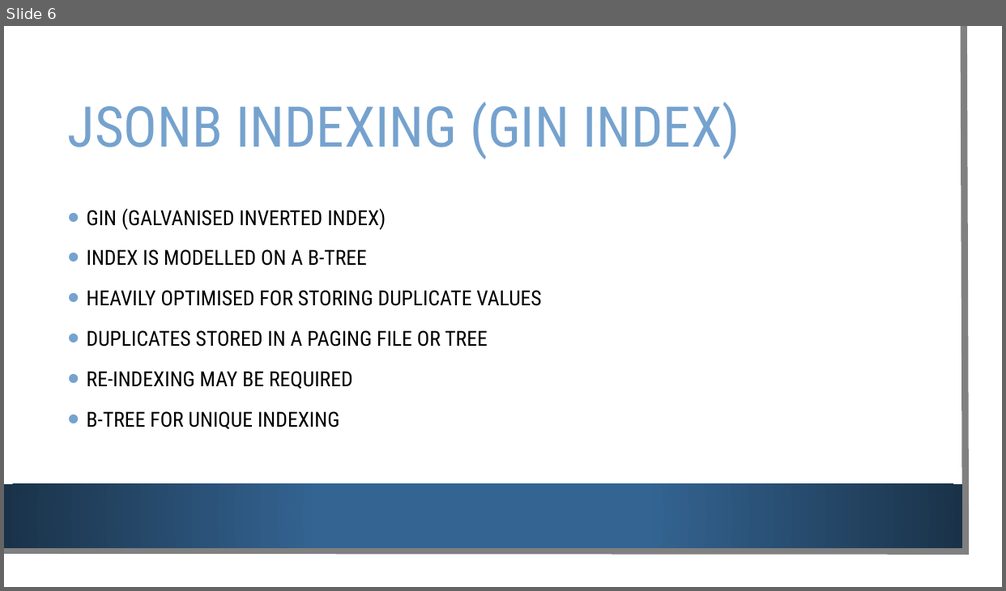
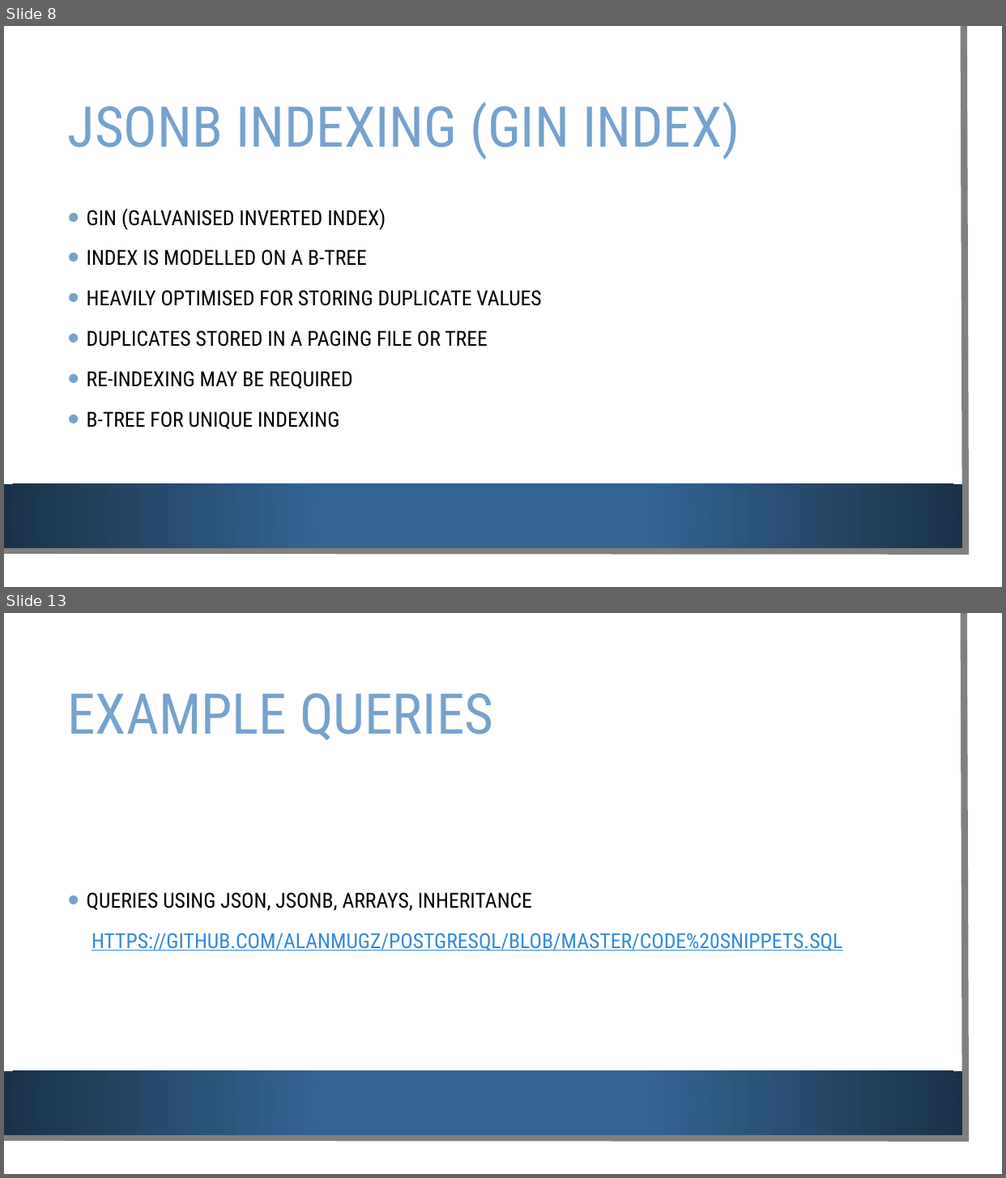
Before and after one commit to Alanmugz/PostGreSQL, a slide deck: PostgreSQL.pptx. Shown one above the other, each under a label of ours: slide 6 before the commit, slides 8 and 13 after it; the slides between them are not shown. The pictures are 1006x591 and 1006x1178 pixels, drawn with LibreOffice and Linux fonts; fonts in the diff are those of the drawing; background and template pictures are left out. Boxes give left, top, right and bottom in pixels: in the first picture for what was removed or moved away, otherwise in the second. Text is boxed around its words. In the diff, an @@ line names an element or a change of style, - is before the commit and + after.

```diff
--- a/PostgreSQL.pptx
+++ b/PostgreSQL.pptx
@@ slide 13 added at (x1=4, y1=613, x2=1002, y2=1174), background picture (left out); not listed: 3 template elements that a slide beside it also shows @@
@@ title added at (x1=68, y1=693, x2=493, y2=740), 54 pt, text #75A2CE @@
+EXAMPLE QUERIES
@@ text added at (x1=87, y1=892, x2=842, y2=951), 20 pt, text #3289DD, underline @@
+• QUERIES USING JSON, JSONB, ARRAYS, INHERITANCE
+HTTPS://GITHUB.COM/ALANMUGZ/POSTGRESQL/BLOB/MASTER/CODE%20SNIPPETS.SQL
@@ what was slide 6 is now slide 8 @@
```
Also in this commit, not shown: 5 slides changed, 4 other slides added.
